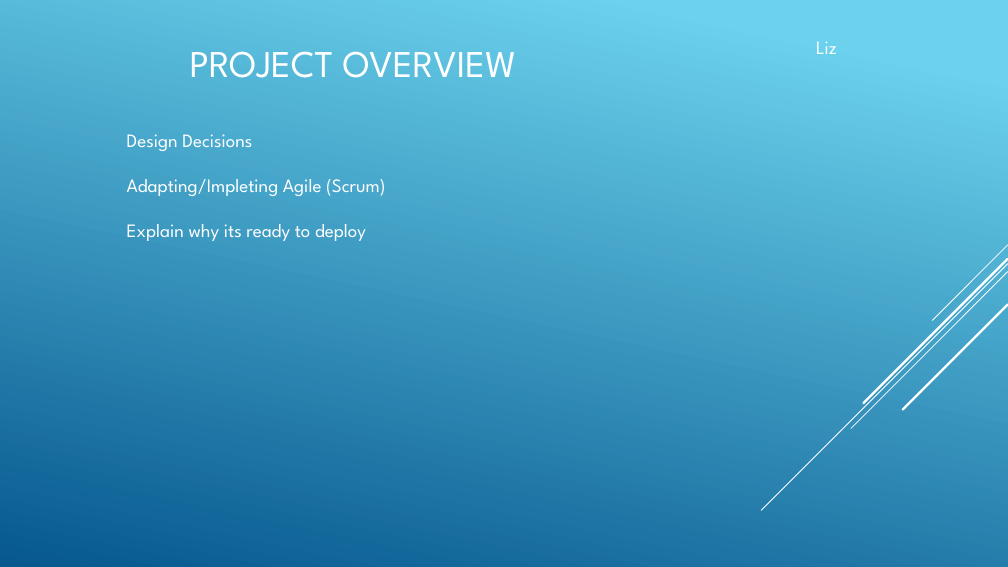
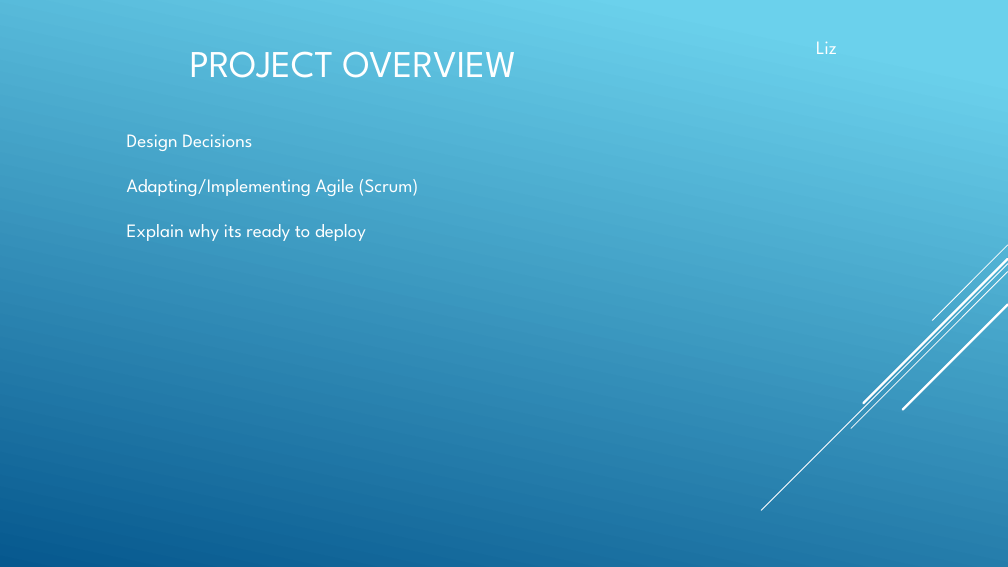
Before and after one commit to itsjaboyd/Tool-Coop, a slide deck: slide 3 of docs/TeamPresentation.pptx. Drawn at 1008x567 pixels with LibreOffice and Linux fonts; fonts in the diff are those of the drawing. Boxes give left, top, right and bottom in pixels: in the first picture for what was removed or moved away, otherwise in the second. Text is boxed around its words. In the diff, an @@ line names an element or a change of style, - is before the commit and + after.

```diff
--- a/docs/TeamPresentation.pptx
+++ b/docs/TeamPresentation.pptx
@@ text at [127,179,418,196]: text changed @@
-Adapting/Impleting Agile (Scrum)
+Adapting/Implementing Agile (Scrum)
```
Also in this commit, not shown: 5 other slides changed, 1 other file.
